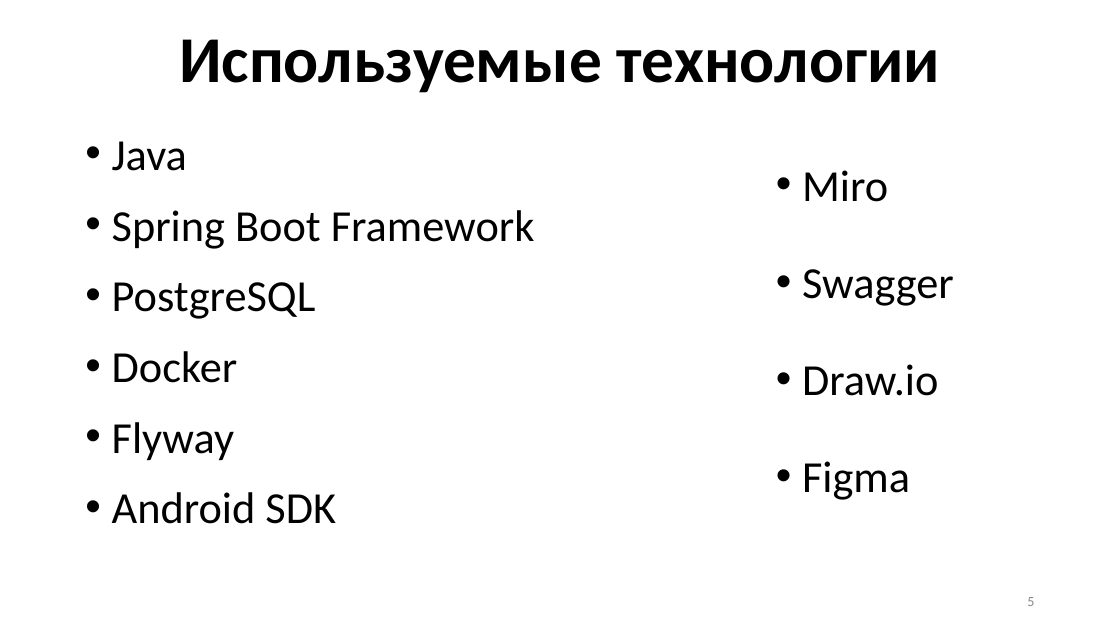
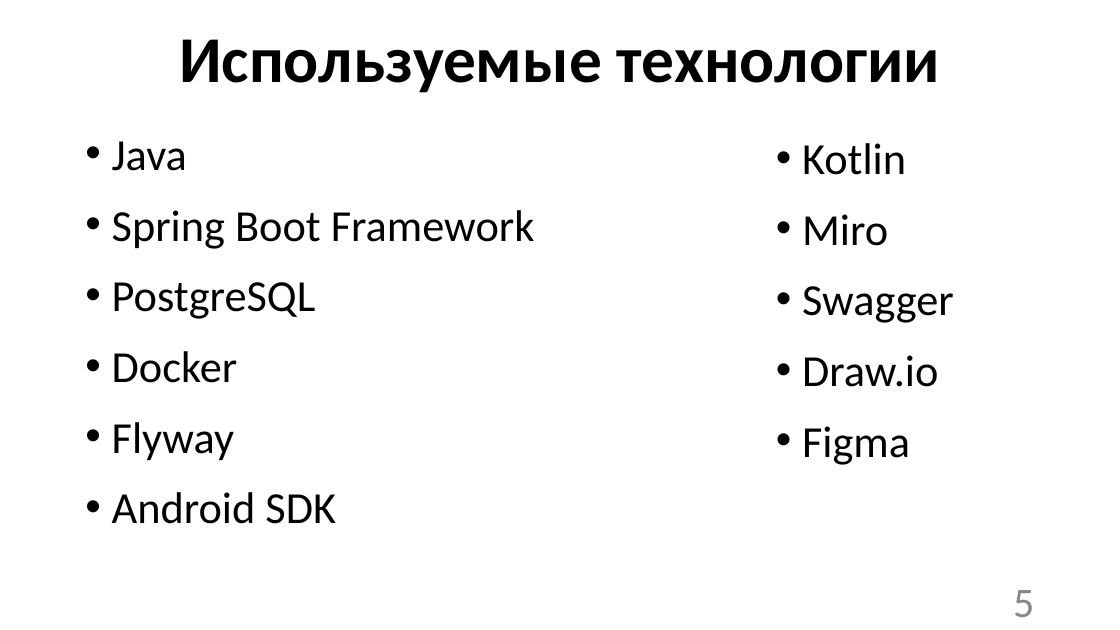
Before and after one commit to FedotBegemot/TP-5.2.4, a slide deck: slide 5 of Документация/TP_1.pptx. Drawn at 1120x630 pixels with LibreOffice and Linux fonts; fonts in the diff are those of the drawing; background and template pictures are left out. Boxes give left, top, right and bottom in pixels: in the first picture for what was removed or moved away, otherwise in the second. Text is boxed around its words. In the diff, an @@ line names an element or a change of style, - is before the commit and + after.

```diff
--- a/Документация/TP_1.pptx
+++ b/Документация/TP_1.pptx
@@ text at box(802, 143, 906, 175): paragraph added @@
+• Kotlin
@@ text at box(802, 214, 954, 465): line spacing 1.5 to 1; more space between paragraphs @@
@@ page number at box(1013, 590, 1034, 617): size 12 to 36 pt @@
```
Also in this commit, not shown: 4 other slides changed, 1 other file.
